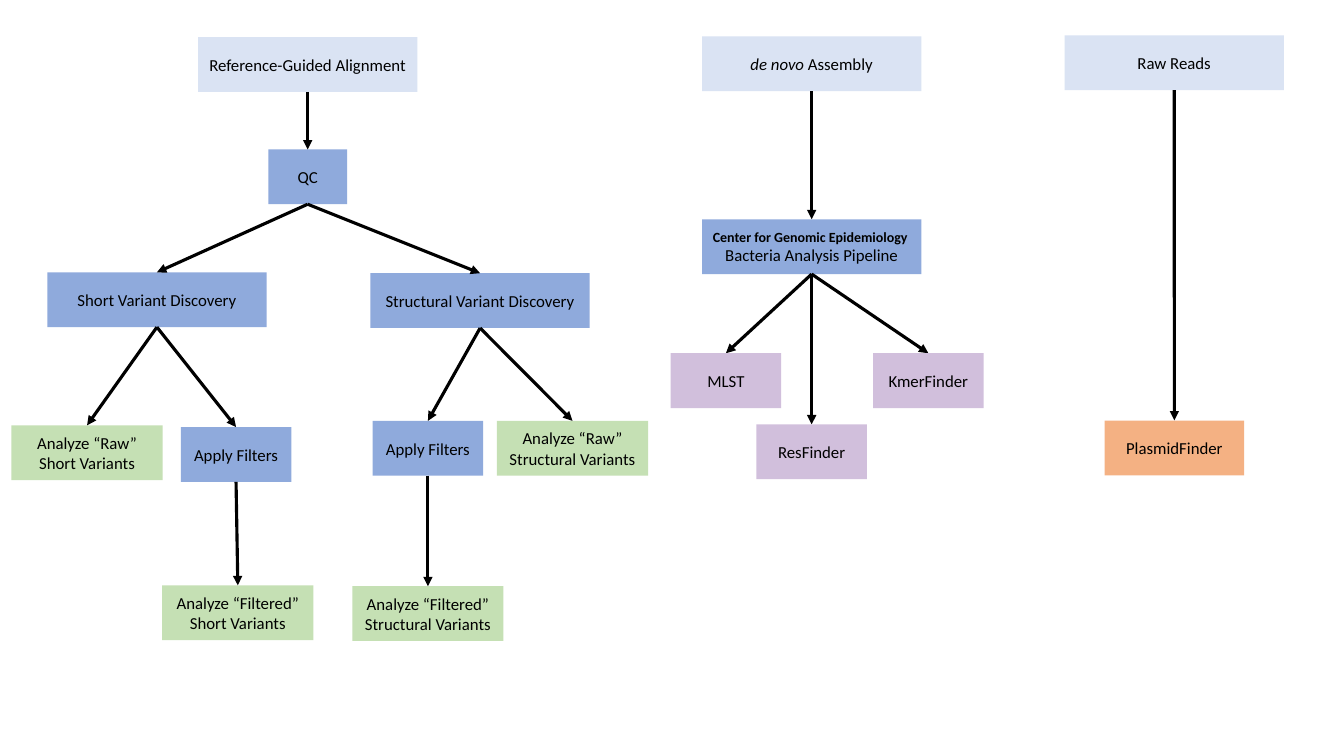
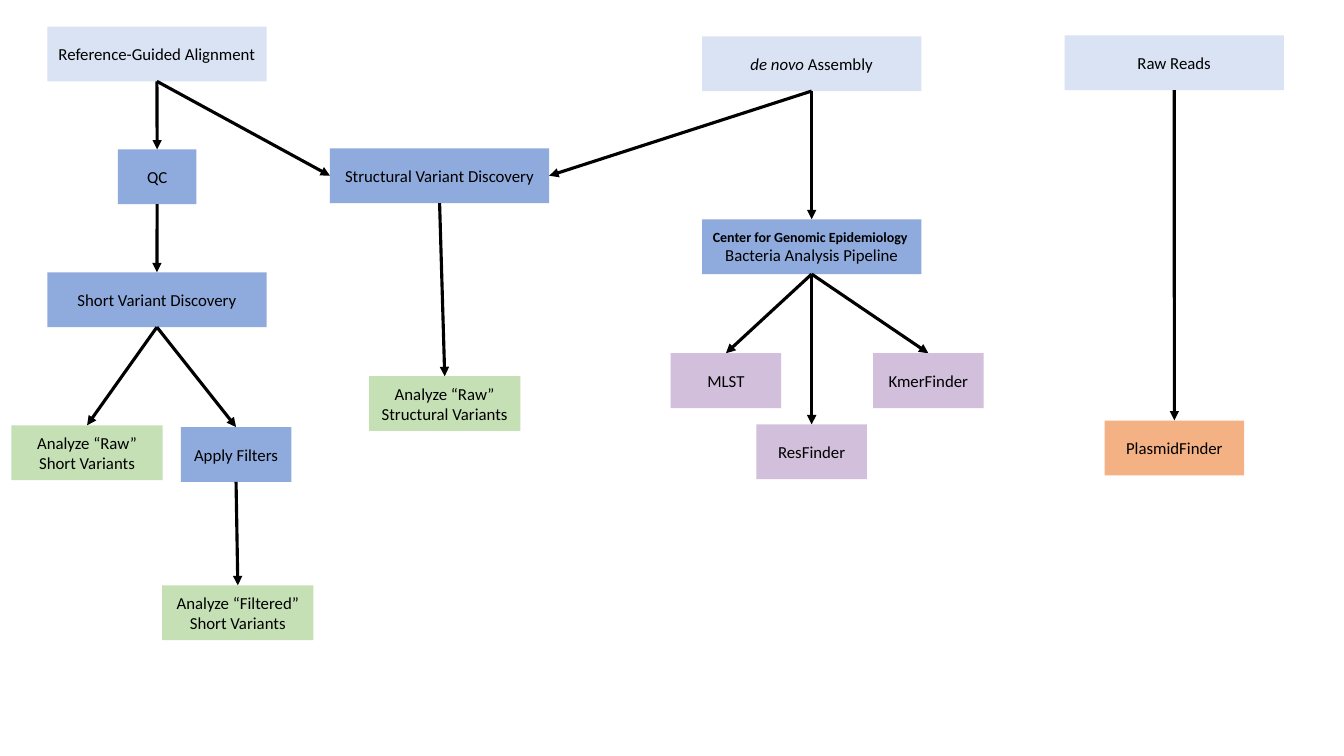
Before and after one commit to nickbrazeau/Sepi_Res_CaseStudy, a slide deck: slide 1 of sepi_analysis_approach.pptx. Drawn at 1344x756 pixels with LibreOffice and Linux fonts; fonts in the diff are those of the drawing. Boxes give left, top, right and bottom in pixels: in the first picture for what was removed or moved away, otherwise in the second. Text is boxed around its words. In the diff, an @@ line names an element or a change of style, - is before the commit and + after.

```diff
--- a/sepi_analysis_approach.pptx
+++ b/sepi_analysis_approach.pptx
@@ rectangle "Reference-Guided Alignment": place and size @@
-rectangle "Reference-Guided Alignment" at (198, 37, 417, 92)
+rectangle "Reference-Guided Alignment" at (47, 26, 267, 81)
@@ arrow moved from (308, 92) - (308, 149) to (157, 82) - (157, 149) @@
@@ arrow moved from (308, 205) - (480, 273) to (157, 82) - (330, 175) @@
@@ arrow added from (812, 91) to (549, 175), #000000 2.25 pt @@
@@ rectangle "QC": place and size @@
-rectangle "QC" at (268, 149, 347, 204)
+rectangle "QC" at (118, 149, 197, 204)
@@ rectangle "Structural Variant Discovery": place and size @@
-rectangle "Structural Variant Discovery" at (371, 273, 591, 328)
+rectangle "Structural Variant Discovery" at (330, 148, 549, 203)
@@ arrow moved from (308, 205) - (157, 272) to (157, 205) - (157, 272) @@
@@ arrow moved from (480, 328) - (573, 421) to (440, 204) - (445, 376) @@
@@ arrow removed from (480, 328) to (429, 421) @@
@@ rectangle "Analyze “Raw” Structural Variants": place and size @@
-rectangle "Analyze “Raw” Structural Variants" at (497, 421, 648, 476)
+rectangle "Analyze “Raw” Structural Variants" at (369, 376, 520, 431)
@@ rectangle removed at (373, 421, 484, 476) @@
-Apply Filters
@@ arrow removed from (429, 476) to (429, 587) @@
@@ rectangle removed at (353, 587, 504, 641) @@
-Analyze “Filtered” Structural Variants
```
Also in this commit, not shown: 4 other files.
